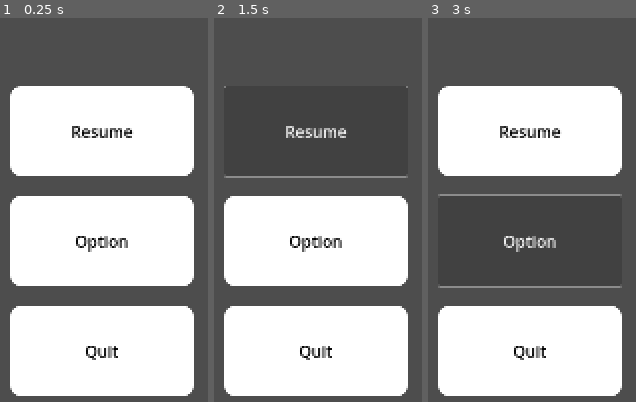
Above: before the commit, frames 1-3 (left to right).
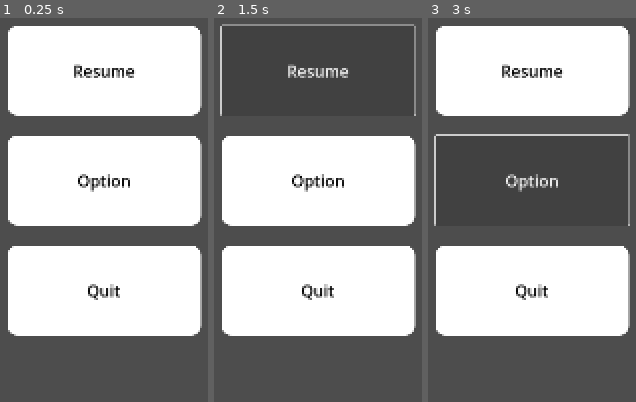
Above: after the commit, the same moments.

Repository: tagwarsss/Archipelago_git_pub
Game: Godot game, scene res://main_menu.tscn
The game is run twice, just before and just after one commit, with the same random seed, the same clock (stepped at 60 frames per second) and the same inputs. The project has no main scene, so this scene is started directly.
Inputs:
- Up to frame 1 (0.25 s): no input
- Up to frame 2 (1.5 s): click "Resume" at 0.5 s; click "Resume" at 1.25 s
- Up to frame 3 (3 s): click "Resume" at 2 s; click "Option" at 2.75 s

The runs differ from the first frame. In frame 1, 49% of the frame differs, in the area x 3-98%, y 2-99%; in frame 2, 41%; in frame 3, 59%, in the area x 2-98%, y 2-99%.

Commit message:
new one

Diff:
--- a/main_menu.tscn
+++ b/main_menu.tscn
@@ -17,18 +17,19 @@
 
 [node name="VBoxContainer" type="VBoxContainer" parent="."]
 layout_mode = 1
-anchors_preset = 8
-anchor_left = 0.5
-anchor_top = 0.5
-anchor_right = 0.5
-anchor_bottom = 0.5
+anchors_preset = -1
+anchor_left = 0.491667
+anchor_top = 0.349063
+anchor_right = 0.522222
+anchor_bottom = 0.333438
 offset_left = -183.0
-offset_top = -455.0
+offset_top = -309.5
 offset_right = 183.0
-offset_bottom = 164.0
+offset_bottom = 309.5
 grow_horizontal = 2
 grow_vertical = 2
 theme_override_constants/separation = 40
+metadata/_edit_use_anchors_ = true
 
 [node name="Button" type="Button" parent="VBoxContainer"]
 layout_mode = 2
